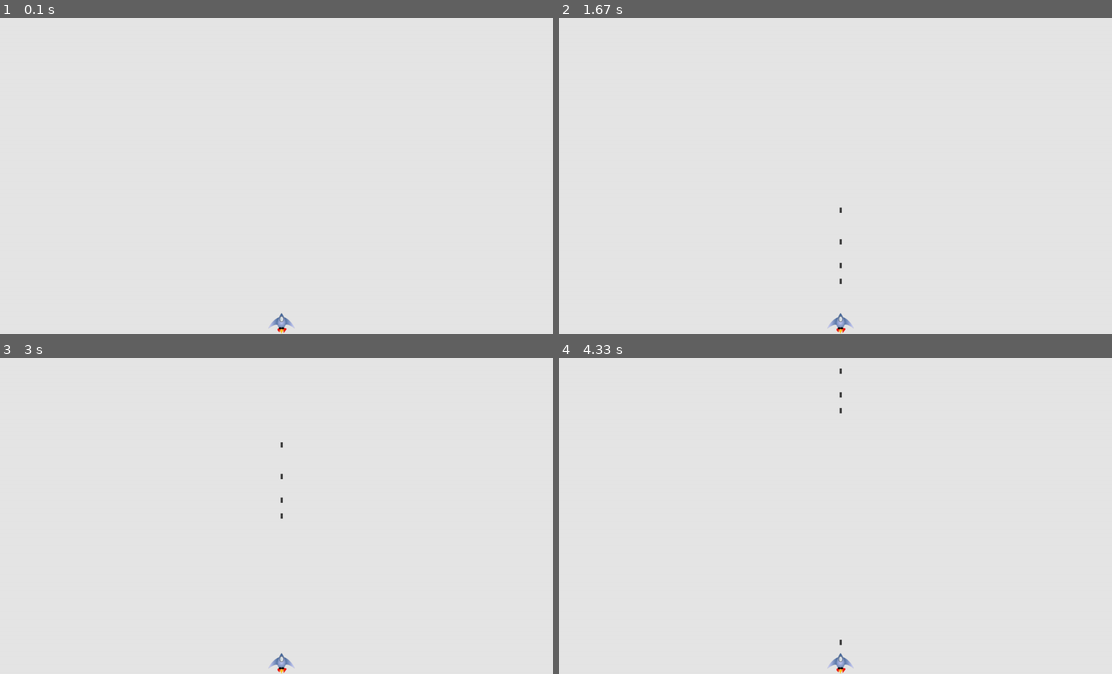
Above: before the commit, frames 1-4 (two rows, left to right).
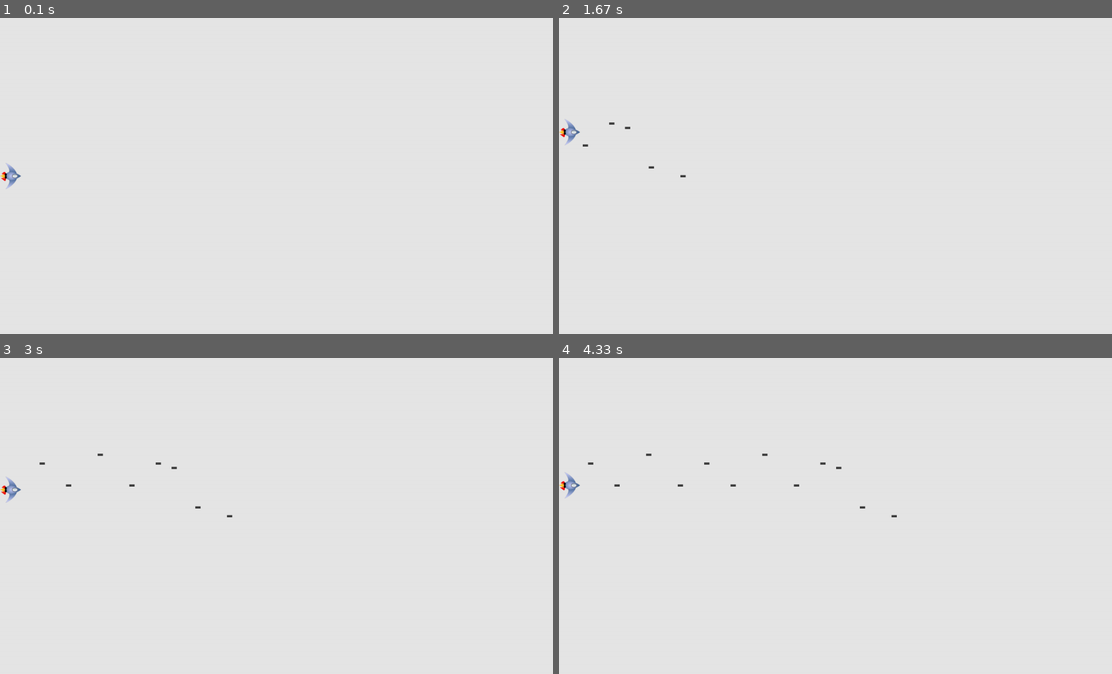
Above: after the commit, the same moments.

Repository: Golovolastik/pygame
Game: pygame game, started from alien_invasion/alien_invasion.py
The game is run twice, just before and just after one commit, with the same random seed, the same clock (stepped at 60 frames per second) and the same inputs.
Inputs:
- Up to frame 1 (0.1 s): no input
- Up to frame 2 (1.67 s): tap Space at 0.33, 0.73, 1.03, 1.23, 1.57 s; hold Up 0.67-1.13 s; hold Down 1.17-1.47 s; hold Up from 1.5 s (still down)
- Up to frame 3 (3 s): release Up at 1.87 s; hold Down 1.9-2.27 s; tap Space at 1.97, 2.37, 2.7 s; hold Up 2.3-2.6 s; hold Down 2.63-2.93 s; hold Up from 2.97 s (still down)
- Up to frame 4 (4.33 s): tap Space at 3.03, 3.43, 3.83, 4.17 s; release Up at 3.33 s; hold Down 3.37-3.73 s; hold Up 3.77-4.07 s; hold Down from 4.1 s (still down)

The runs differ from the first frame. In frame 1, 0.2% of the frame differs, in the area x 0-54%, y 45-100%; in frame 2, 0.3%; in frame 3, 0.3%; in frame 4, 0.4%, in the area x 0-62%, y 3-100%.

Commit message:
side-complete

Diff:
--- a/alien_invasion/alien_invasion.py
+++ b/alien_invasion/alien_invasion.py
@@ -38,21 +38,21 @@
 
     def _check_keydown_events(self, event):
         """Реагирует на нажатие клавиш"""
-        if event.key == pygame.K_RIGHT:
-            self.ship.moving_right = True
-        if event.key == pygame.K_LEFT:
-            self.ship.moving_left = True
+        if event.key == pygame.K_UP:
+            self.ship.moving_top = True
+        if event.key == pygame.K_DOWN:
+            self.ship.moving_bottom = True
         elif event.key == pygame.K_SPACE:
             self._fire_bullet()
         elif event.key == pygame.K_q:
                 sys.exit()
-                q
+
     def _check_keyup_events(self, event):
         """Реагирует на отпускание клавиш"""
-        if event.key == pygame.K_RIGHT:
-            self.ship.moving_right = False
-        if event.key == pygame.K_LEFT:
-            self.ship.moving_left = False
+        if event.key == pygame.K_UP:
+            self.ship.moving_top = False
+        if event.key == pygame.K_DOWN:
+            self.ship.moving_bottom = False
 
     def _fire_bullet(self):
         """Содание нового снаряда и включение его в группу bullets."""
@@ -65,7 +65,8 @@
         self.bullets.update()
         # Удаление снарядов, вышедших за край экрана.
         for bullet in self.bullets.copy():
-            if bullet.rect.bottom <= 0:
+            print(len(self.bullets))
+            if bullet.rect.right >= self.screen.get_rect().right:
                 self.bullets.remove(bullet)
 
 
--- a/alien_invasion/bullet.py
+++ b/alien_invasion/bullet.py
@@ -13,17 +13,17 @@
         # Создание снарядов в позиции (0,0) и назначение правильной позиции
         self.rect = pygame.Rect(0, 0, self.settings.bullet_width,
          self.settings.bullet_height)
-        self.rect.midtop = ai_game.ship.rect.midtop
+        self.rect.midright = ai_game.ship.rect.midright
 
         # Позиция снаряда храниться в вещественном формате.
-        self.y = float(self.rect.y)
+        self.x = float(self.rect.x)
 
     def update(self):
         """Перемащает снаряд вверх по экрану"""
         # Обновление позиции снаряда в вещественном формате
-        self.y -= self.settings.bullet_speed
+        self.x += self.settings.bullet_speed
         # Обновление позиции прямоугольника
-        self.rect.y = self.y
+        self.rect.x = self.x
 
     def draw_bullet(self):
         """Вывод снаряда на экран"""
--- a/alien_invasion/settings.py
+++ b/alien_invasion/settings.py
@@ -15,7 +15,7 @@
 
         # Параметры снаряда
         self.bullet_speed = 3
-        self.bullet_height = 12
-        self.bullet_width = 5
+        self.bullet_height = 5
+        self.bullet_width = 12
         self.bullet_color = (60, 60, 60)
-        self.bullets_allowed = 4
+        self.bullets_allowed = 100
--- a/alien_invasion/ship.py
+++ b/alien_invasion/ship.py
@@ -14,29 +14,25 @@
         self.rect = self.image.get_rect()
 
         # Каждый новый корабль появляется у нижнего края экрана.
-        self.rect.midbottom = self.screen_rect.midbottom
+        self.rect.midleft = self.screen_rect.midleft
 
         # Сохранение вещественной координаты центра корабля
-        self.x = float(self.rect.x)
+        self.y = float(self.rect.y)
 
         # Флаги перемещения
-        self.moving_right = False
-        self.moving_left = False
+        self.moving_top = False
+        self.moving_bottom = False
 
     def update(self):
         """Обновляет позицию корабля с учетом флагов."""
-        # Обновляется атрибут x, не rect.
-        if self.moving_right:
-            self.x += self.settings.ship_speed
-        if self.moving_right and self.rect.right >= self.screen_rect.right:
-            self.x = 0
-        if self.moving_left:
-            self.x -= self.settings.ship_speed
-        if self.moving_left and self.rect.left <= 0:
-            self.x = self.screen_rect.right
+        # Обновляется атрибут y, не rect.
+        if self.moving_top and self.rect.top > self.screen_rect.top:
+            self.y -= self.settings.ship_speed
+        if self.moving_bottom and self.rect.bottom < self.screen_rect.bottom:
+            self.y += self.settings.ship_speed
 
-        # Обновление атрибута rect на основании self.x
-        self.rect.x = self.x
+        # Обновление атрибута rect на основании self.y
+        self.rect.y = self.y
 
     def blitme(self):
         """Рисует корабль в текущей позиции."""
Binary file changed: alien_invasion/images/ship.bmp
